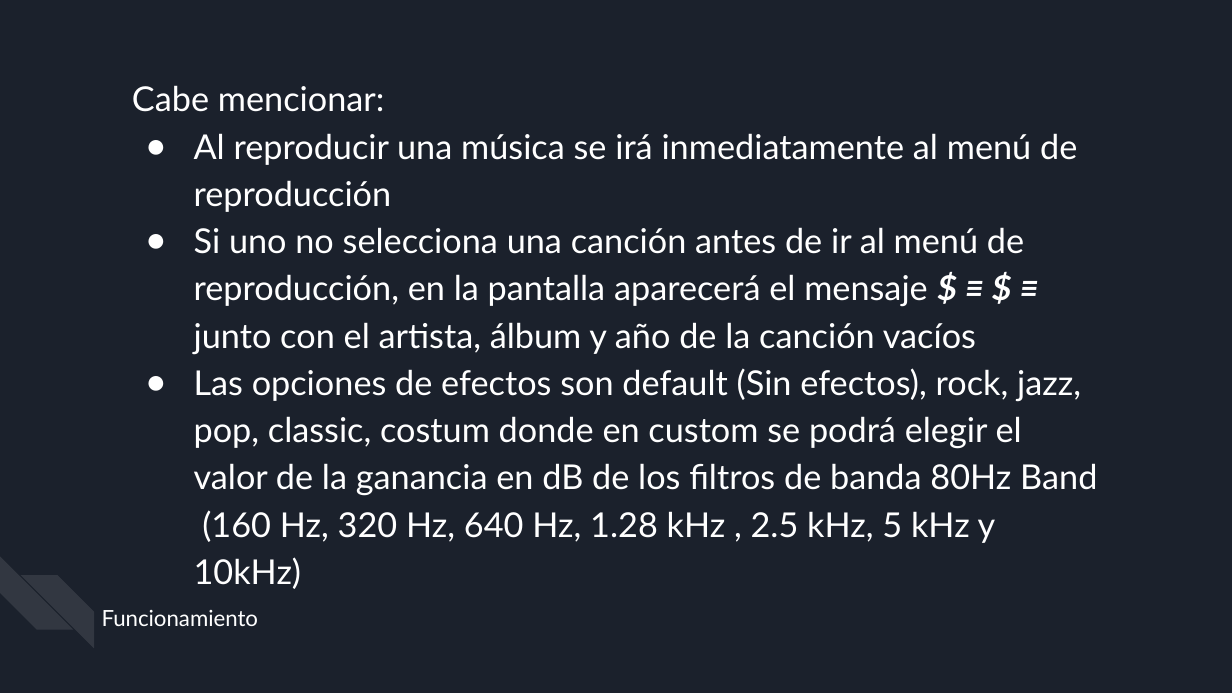
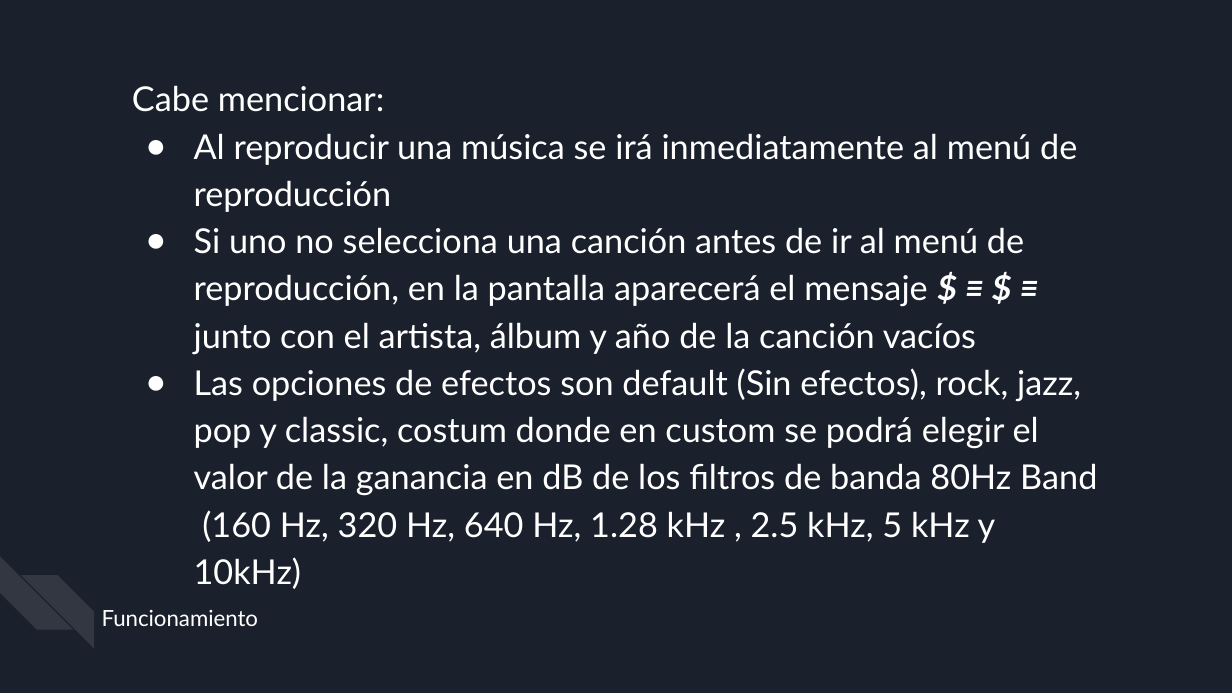
Before and after one commit to benjacarlos/Lab-Micros, a slide deck: slide 15 of TP-Final/TPF_MP3_Grupo5/docs/Final - Labo de Micros.pptx. Drawn at 1232x693 pixels with LibreOffice and Linux fonts; fonts in the diff are those of the drawing. Boxes give left, top, right and bottom in pixels: in the first picture for what was removed or moved away, otherwise in the second. Text is boxed around its words. In the diff, an @@ line names an element or a change of style, - is before the commit and + after.

```diff
--- a/TP-Final/TPF_MP3_Grupo5/docs/Final - Labo de Micros.pptx
+++ b/TP-Final/TPF_MP3_Grupo5/docs/Final - Labo de Micros.pptx
@@ text at [194,368,1097,543]: text changed @@
-● Las opciones de efectos son default (Sin efectos), rock, jazz, pop, classic, costum donde en custom se podrá elegir el valor de la ganancia en dB de los filtros de banda 80Hz Band (160 Hz, 320 Hz, 640 Hz, 1.28 kHz , 2.5 kHz, 5 kHz y 10kHz)
+● Las opciones de efectos son default (Sin efectos), rock, jazz, pop y classic, costum donde en custom se podrá elegir el valor de la ganancia en dB de los filtros de banda 80Hz Band (160 Hz, 320 Hz, 640 Hz, 1.28 kHz , 2.5 kHz, 5 kHz y 10kHz)
```
Also in this commit, not shown: 3 other slides changed, 1 other file.
